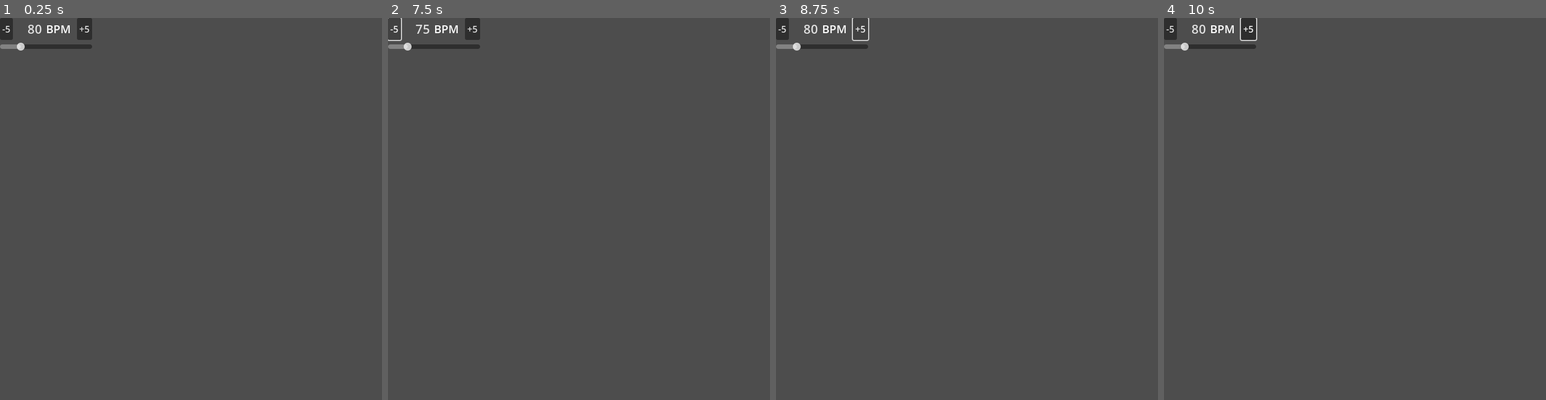
Above: before the commit, frames 1-4 (left to right).
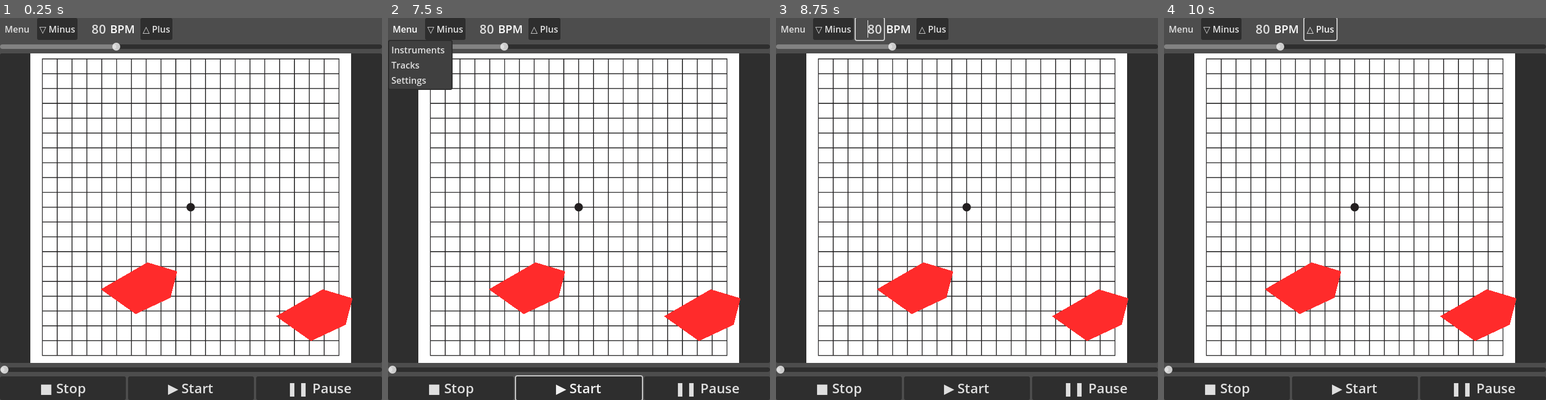
Above: after the commit, the same moments.

Repository: bfxdev/groove-coach
Game: Godot game, scene res://main.tscn
Same seed, same stepped clock (60 frames per second), same inputs: the game is played once before the commit and once after it.
Inputs (mouse positions are in pixels of both pictures, inside the frame that each line leads up to):
- Up to frame 1 (0.25 s): no input
- Up to frame 2 (7.5 s): click (395, 29) at 0.5 s, where only the run before the commit has a clickable "-5"; click (403, 29) at 1.25 s, where only the run after the commit has a clickable "Menu"; click (472, 29) at 2 s, where only the run before the commit has a clickable "+5"; click (445, 29) at 2.75 s, where only the run after the commit has a clickable "▽ Minus"; click (544, 29) at 3.5 s, where only the run after the commit has a clickable "△ Plus"; click (449, 388) at 4.25 s, where only the run after the commit has a clickable "■ Stop"; click (708, 388) at 5 s, where only the run after the commit has a clickable "❚❚ Pause"; click (579, 388) at 5.75 s, where only the run after the commit has a clickable "▶ Start"; click (579, 388) at 6.5 s, where only the run after the commit has a clickable "▶ Start"; click (395, 29) at 7.25 s, where only the run before the commit has a clickable "-5"
- Up to frame 3 (8.75 s): click (860, 29) at 8 s, where only the run before the commit has a clickable "+5"
- Up to frame 4 (10 s): click (1221, 29) at 8.75 s, where only the run after the commit has a clickable "▽ Minus"; click (1320, 29) at 9.5 s, where only the run after the commit has a clickable "△ Plus"

The runs differ from the first frame. In frame 1, 90% of the frame differs, in the area x 0-100%, y 0-100%; in frame 2, 88%; in frame 3, 90%; in frame 4, 89%.

Commit message:
Added Track and Instrument classes, started GUI, still non-working

Diff:
--- /dev/null
+++ b/Note.tscn
@@ -0,0 +1,13 @@
+[gd_scene load_steps=2 format=3 uid="uid://544el6p2syvg"]
+
+[ext_resource type="Script" uid="uid://iuoq1qoq7s5l" path="res://note.gd" id="1_m01oh"]
+
+[node name="Note" type="Node2D"]
+script = ExtResource("1_m01oh")
+
+[node name="Polygon" type="Polygon2D" parent="."]
+unique_name_in_owner = true
+position = Vector2(56, 56)
+color = Color(1, 0.17, 0.17, 1)
+polygon = PackedVector2Array(22.5, -53, 22.5, -53, -60.5, -5, 1.5, 39, 63.5, 10, 75.5, -37)
+uv = PackedVector2Array(-41.5, -101, -41.5, -101, -124.5, -53, -62.5, -9, -0.5, -38, 11.5, -85)
--- /dev/null
+++ b/instrument.gd
@@ -0,0 +1,54 @@
+extends Node
+
+class_name Instrument
+# This class represents an un-pitched percussion instrument
+
+# One instrument can have multiple sounds, each represented by a Sound object
+class Sound:
+
+	# An audio stream object containing the sound sample to be played
+	var audio_stream:AudioStream = null
+
+	# An AudioStreamPlayer to play the sound
+	var audio_stream_player:AudioStreamPlayer
+
+	# The display name of the instrument, used for UI purposes
+	var display_name:String
+
+	## Constructor to initialize the sound and display name
+	func _init(init_audio_stream:AudioStream, init_display_name:String, parent:Node) -> void:
+		audio_stream = init_audio_stream
+		display_name = init_display_name
+		audio_stream_player = AudioStreamPlayer.new()
+		parent.add_child(audio_stream_player)
+		audio_stream_player.stream = audio_stream
+
+	# Play the sound using an AudioStreamPlayer
+	func play():
+		if audio_stream_player.stream:
+			audio_stream_player.play()
+
+
+# Dict of Sound objects indexed by their ID
+var sounds:Dictionary[int, Sound] = {}
+
+var display_name:String = "Instrument"
+
+var parent:Node = null
+
+func _init(init_display_name:String, init_parent:Node) -> void:
+	# Custom initialization here
+	sounds = {}
+	display_name = init_display_name
+	parent = init_parent
+
+func add_sound(sound_id:int, audio_stream:AudioStream, sound_display_name:String) -> Sound:
+	var new_sound:Sound = Sound.new(audio_stream, sound_display_name, parent)
+	sounds[sound_id] = new_sound
+	return new_sound
+
+func play_sound(sound_id:int):
+	if sounds.has(sound_id):
+		sounds[sound_id].play()
+	else:
+		print("Sound ID not found: ", sound_id)
--- a/main.gd
+++ b/main.gd
@@ -1,20 +1,56 @@
 extends Control
 
 @onready var tempo_editor = %TempoEditor
+@onready var start_button= %StartButton
+
+var running:bool = false
+var current_beat:float = 0.0
+
+# https://en.wikipedia.org/wiki/Swing_time
+
+var default_swing_ratio:float = 1.0
+
+
+var default_swing_reciprocal_note_value:int = 8
+
+
+var instrument:Instrument = null
+var track:Track = null
 
 func _ready() -> void:
+
+	# Dummy instrument for testing
+	instrument = Instrument.new("Metronome", self)
+	instrument.add_sound(33, load("res://sounds/33-MetronomeClick-high.wav"), "Tick")
+	instrument.add_sound(34, load("res://sounds/34-MetronomeBell-SC-88.wav"), "Beat")
+
+	# Dummy track for testing
+	track = Track.new("Test Track", instrument)
+	var bar = track.add_bar(4, 4)
+	bar.add_note(1, 1, 34)
+	bar.add_note(2, 1, 33)
+	bar.add_note(3, 1, 33)
+	bar.add_note(4, 1, 33)
+
 	print("Current tempo:", tempo_editor.tempo)
 
 
 func _on_resized() -> void:
-	var screen_scale = DisplayServer.screen_get_scale()
-	print("Screen scale: ", screen_scale)
-	var screen_size = DisplayServer.screen_get_size()
-	print("Screen size: ", screen_size)
-	var usable_screen_size = DisplayServer.screen_get_usable_rect().size
-	print("Usable screen size: ", usable_screen_size)
+
+	# Adapts GUI scale for high DPIs
 	var screen_dpi = DisplayServer.screen_get_dpi()
-	print("Screen DPI: ", screen_dpi)
+	if screen_dpi > 100:
+		get_window().content_scale_factor = screen_dpi/180.0
 
-	if screen_dpi > 100:
-		get_window().content_scale_factor = screen_dpi/150.0
+
+func _on_stop_button_pressed() -> void:
+	instrument.play_sound(34)
+
+
+func _on_start_button_pressed() -> void:
+	instrument.play_sound(33)
+
+
+func _on_pause_button_pressed() -> void:
+	instrument.play_sound(34)
+	instrument.play_sound(33)
--- a/main.tscn
+++ b/main.tscn
@@ -1,7 +1,9 @@
-[gd_scene load_steps=3 format=3 uid="uid://2jon2o7g32r8"]
+[gd_scene load_steps=5 format=3 uid="uid://2jon2o7g32r8"]
 
 [ext_resource type="Script" uid="uid://j0lqklmh10md" path="res://main.gd" id="1_0xm2m"]
-[ext_resource type="PackedScene" uid="uid://c6dm5wwlwkg5v" path="res://tempo_editor.tscn" id="1_ig7tw"]
+[ext_resource type="Script" uid="uid://dvk7opw2n07ad" path="res://tempo_editor.gd" id="2_0xm2m"]
+[ext_resource type="Texture2D" uid="uid://ccxd4mc5pv6fu" path="res://grid.jpg" id="3_h2yge"]
+[ext_resource type="PackedScene" uid="uid://544el6p2syvg" path="res://Note.tscn" id="4_1bvp3"]
 
 [node name="Main" type="Control"]
 layout_mode = 3
@@ -10,18 +12,138 @@
 anchor_bottom = 1.0
 grow_horizontal = 2
 grow_vertical = 2
+size_flags_horizontal = 3
+size_flags_vertical = 3
 script = ExtResource("1_0xm2m")
 
 [node name="VBoxContainer" type="VBoxContainer" parent="."]
-layout_mode = 0
-offset_right = 40.0
-offset_bottom = 40.0
+layout_mode = 1
+anchors_preset = 15
+anchor_right = 1.0
+anchor_bottom = 1.0
+grow_horizontal = 2
+grow_vertical = 2
 
-[node name="HBoxContainer" type="HBoxContainer" parent="VBoxContainer"]
+[node name="HFlowContainer" type="HFlowContainer" parent="VBoxContainer"]
 layout_mode = 2
 
-[node name="TempoEditor" parent="VBoxContainer/HBoxContainer" instance=ExtResource("1_ig7tw")]
+[node name="MenuButton" type="MenuButton" parent="VBoxContainer/HFlowContainer"]
+layout_mode = 2
+text = " Menu "
+item_count = 3
+popup/item_0/text = "Instruments"
+popup/item_0/id = 1
+popup/item_1/text = "Tracks"
+popup/item_1/id = 2
+popup/item_2/text = "Settings"
+popup/item_2/id = 0
+
+[node name="TempoEditor" type="VBoxContainer" parent="VBoxContainer/HFlowContainer"]
 unique_name_in_owner = true
 layout_mode = 2
+size_flags_horizontal = 3
+script = ExtResource("2_0xm2m")
+min_tempo = 20
+
+[node name="HBoxContainer" type="HBoxContainer" parent="VBoxContainer/HFlowContainer/TempoEditor"]
+layout_mode = 2
+
+[node name="MarginContainer" type="MarginContainer" parent="VBoxContainer/HFlowContainer/TempoEditor/HBoxContainer"]
+layout_mode = 2
+size_flags_horizontal = 3
+theme_override_constants/margin_left = 1
+theme_override_constants/margin_right = 1
+
+[node name="HBoxContainer" type="HBoxContainer" parent="VBoxContainer/HFlowContainer/TempoEditor/HBoxContainer/MarginContainer"]
+layout_mode = 2
+
+[node name="TempoMinus" type="Button" parent="VBoxContainer/HFlowContainer/TempoEditor/HBoxContainer/MarginContainer/HBoxContainer"]
+layout_mode = 2
+text = "▽ Minus"
+
+[node name="TempoValue" type="LineEdit" parent="VBoxContainer/HFlowContainer/TempoEditor/HBoxContainer/MarginContainer/HBoxContainer"]
+unique_name_in_owner = true
+layout_mode = 2
+theme_override_constants/minimum_character_width = 2
+theme_override_font_sizes/font_size = 22
+text = "222"
+alignment = 2
+max_length = 3
+expand_to_text_length = true
+flat = true
+
+[node name="LabelBPM" type="Label" parent="VBoxContainer/HFlowContainer/TempoEditor/HBoxContainer/MarginContainer/HBoxContainer"]
+layout_mode = 2
+theme_override_font_sizes/font_size = 20
+text = "BPM "
+
+[node name="TempoPlus" type="Button" parent="VBoxContainer/HFlowContainer/TempoEditor/HBoxContainer/MarginContainer/HBoxContainer"]
+layout_mode = 2
+text = "△ Plus"
+
+[node name="TempoSlider" type="HSlider" parent="VBoxContainer"]
+unique_name_in_owner = true
+layout_mode = 2
+min_value = 20.0
+max_value = 320.0
+value = 80.0
+rounded = true
+allow_greater = true
+allow_lesser = true
+
+[node name="PanelContainer" type="PanelContainer" parent="VBoxContainer"]
+layout_mode = 2
+size_flags_horizontal = 3
+size_flags_vertical = 3
+
+[node name="CanvasLayer" type="CanvasLayer" parent="VBoxContainer/PanelContainer"]
+
+[node name="TextureRect" type="TextureRect" parent="VBoxContainer/PanelContainer"]
+layout_mode = 2
+texture = ExtResource("3_h2yge")
+expand_mode = 1
+stretch_mode = 5
+
+[node name="Note" parent="VBoxContainer/PanelContainer" instance=ExtResource("4_1bvp3")]
+position = Vector2(496, 417)
+
+[node name="Note2" parent="VBoxContainer/PanelContainer" instance=ExtResource("4_1bvp3")]
+position = Vector2(184, 369)
+
+[node name="TimeSlider" type="HSlider" parent="VBoxContainer"]
+layout_mode = 2
+
+[node name="ControlButtons" type="HBoxContainer" parent="VBoxContainer"]
+layout_mode = 2
+size_flags_horizontal = 3
+
+[node name="StopButton" type="Button" parent="VBoxContainer/ControlButtons"]
+unique_name_in_owner = true
+layout_mode = 2
+size_flags_horizontal = 3
+theme_override_font_sizes/font_size = 24
+text = "■ Stop"
+
+[node name="StartButton" type="Button" parent="VBoxContainer/ControlButtons"]
+unique_name_in_owner = true
+layout_mode = 2
+size_flags_horizontal = 3
+theme_override_font_sizes/font_size = 24
+text = "▶ Start"
+
+[node name="PauseButton" type="Button" parent="VBoxContainer/ControlButtons"]
+unique_name_in_owner = true
+layout_mode = 2
+size_flags_horizontal = 3
+theme_override_font_sizes/font_size = 24
+text = "❚❚ Pause"
 
 [connection signal="resized" from="." to="." method="_on_resized"]
+[connection signal="pressed" from="VBoxContainer/HFlowContainer/TempoEditor/HBoxContainer/MarginContainer/HBoxContainer/TempoMinus" to="VBoxContainer/HFlowContainer/TempoEditor" method="_on_tempo_minus_pressed"]
+[connection signal="focus_exited" from="VBoxContainer/HFlowContainer/TempoEditor/HBoxContainer/MarginContainer/HBoxContainer/TempoValue" to="VBoxContainer/HFlowContainer/TempoEditor" method="_on_tempo_value_focus_exited"]
+[connection signal="text_submitted" from="VBoxContainer/HFlowContainer/TempoEditor/HBoxContainer/MarginContainer/HBoxContainer/TempoValue" to="VBoxContainer/HFlowContainer/TempoEditor" method="_on_tempo_value_text_submitted"]
+[connection signal="pressed" from="VBoxContainer/HFlowContainer/TempoEditor/HBoxContainer/MarginContainer/HBoxContainer/TempoPlus" to="VBoxContainer/HFlowContainer/TempoEditor" method="_on_tempo_plus_pressed"]
+[connection signal="value_changed" from="VBoxContainer/TempoSlider" to="VBoxContainer/HFlowContainer/TempoEditor" method="_on_tempo_slider_value_changed"]
+[connection signal="pressed" from="VBoxContainer/ControlButtons/StopButton" to="." method="_on_stop_button_pressed"]
+[connection signal="pressed" from="VBoxContainer/ControlButtons/StartButton" to="." method="_on_start_button_pressed"]
+[connection signal="pressed" from="VBoxContainer/ControlButtons/PauseButton" to="." method="_on_pause_button_pressed"]
--- a/metronome.tscn
+++ b/metronome.tscn
@@ -52,17 +52,6 @@
 [node name="Rhythm_Label" type="Label" parent="VBoxContainer/HFlowContainer"]
 layout_mode = 2
 
-[node name="Rhythm_OptionButton" type="OptionButton" parent="VBoxContainer/HFlowContainer"]
-layout_mode = 2
-selected = 0
-item_count = 3
-popup/item_0/text = "4/4"
-popup/item_0/id = 0
-popup/item_1/text = "3/4"
-popup/item_1/id = 1
-popup/item_2/text = "2/4"
-popup/item_2/id = 2
-
 [node name="StartStopButton" type="Button" parent="VBoxContainer/HFlowContainer"]
 layout_mode = 2
 text = "Start"
@@ -73,5 +62,4 @@
 
 [connection signal="timeout" from="MetronomeTimer" to="." method="_on_MetronomeTimer_timeout"]
 [connection signal="value_changed" from="VBoxContainer/HFlowContainer/BPM_Slider" to="." method="_on_BPM_Slider_value_changed"]
-[connection signal="item_selected" from="VBoxContainer/HFlowContainer/Rhythm_OptionButton" to="." method="_on_Rhythm_OptionButton_item_selected"]
 [connection signal="pressed" from="VBoxContainer/HFlowContainer/StartStopButton" to="." method="_on_StartStopButton_pressed"]
--- /dev/null
+++ b/note.gd
@@ -0,0 +1,6 @@
+extends Node2D
+
+@onready var polygon:Polygon2D = %Polygon
+
+#func _ready() -> void:
+#	polygon.add_bone()
--- a/tempo_editor.gd
+++ b/tempo_editor.gd
@@ -1,44 +1,56 @@
 extends Control
 
-# Scene variables
-var tempo : int = 80
-var min_tempo : int = 20
-var max_tempo : int = 320
+# Initialization variables
+
+## Default value of the tempo at first start
+@export var default_tempo : int = 80
+
+## Minimum tempo that can be set by the user
+@export var min_tempo : int = 40
+
+## Maximum tempo that can be set by the user
+@export var max_tempo : int = 220
 
 # User interface elements
-@onready var editable_value : LineEdit = %EditableValue
-@onready var slider : HSlider = %Slider
+@onready var tempo_value : LineEdit = %TempoValue
+@onready var tempo_slider : HSlider = %TempoSlider
+
+## Global tempo value in Beats Per Minute
+var tempo:int
+
+## Sets the tempo to the [member TempoEditor.default_value] and then updates the GUI
+func _ready() -> void:
+	tempo = default_tempo
+	tempo_slider.min_value = min_tempo
+	tempo_slider.max_value = max_tempo
+	_update_user_interface(tempo)
 
 func _update_user_interface(value:int) -> void:
-
 	# Ensures the current tempo is in the range
 	tempo = max(min_tempo, min(max_tempo,value))
 
 	# Updates GUI elements
-	slider.value = tempo
-	editable_value.set_text(str(tempo))
+	tempo_slider.value = tempo
+	tempo_value.set_text(str(tempo))
 
-func _ready() -> void:
-	_update_user_interface(tempo)
-
-func _on_slider_value_changed(value: float) -> void:
+func _on_tempo_slider_value_changed(value: float) -> void:
 	_update_user_interface(int(value))
 
-func _on_plus_5_pressed() -> void:
+func _on_tempo_plus_pressed() -> void:
 	@warning_ignore("integer_division")
 	_update_user_interface(5*int((tempo+5)/5))
 
-func _on_minus_5_pressed() -> void:
+func _on_tempo_minus_pressed() -> void:
 	@warning_ignore("integer_division")
 	_update_user_interface(5*int((tempo-5)/5))
 
-func _on_editable_value_text_changed(new_text: String) -> void:
+func _on_tempo_value_text_changed(new_text: String) -> void:
 	var new_value: int = int(new_text)
 	_update_user_interface(new_value)
 
-func _on_editable_value_focus_exited() -> void:
-	_update_user_interface(int(editable_value.get_text()))
+func _on_tempo_value_focus_exited() -> void:
+	_update_user_interface(int(tempo_value.get_text()))
 
-func _on_editable_value_text_submitted(new_text: String) -> void:
+func _on_tempo_value_text_submitted(new_text: String) -> void:
 	var new_value: int = int(new_text)
 	_update_user_interface(new_value)
--- a/tempo_editor.tscn
+++ /dev/null
@@ -1,68 +0,0 @@
-[gd_scene load_steps=2 format=3 uid="uid://c6dm5wwlwkg5v"]
-
-[ext_resource type="Script" uid="uid://dvk7opw2n07ad" path="res://tempo_editor.gd" id="1_tckh4"]
-
-[node name="TempoEditor" type="Control"]
-layout_mode = 3
-anchors_preset = 15
-anchor_right = 1.0
-anchor_bottom = 1.0
-grow_horizontal = 2
-grow_vertical = 2
-script = ExtResource("1_tckh4")
-
-[node name="VBoxContainer" type="VBoxContainer" parent="."]
-layout_mode = 0
-offset_right = 40.0
-offset_bottom = 40.0
-
-[node name="HBoxContainer" type="HBoxContainer" parent="VBoxContainer"]
-layout_mode = 2
-
-[node name="Minus5" type="Button" parent="VBoxContainer/HBoxContainer"]
-layout_mode = 2
-text = "-5"
-
-[node name="MarginContainer" type="MarginContainer" parent="VBoxContainer/HBoxContainer"]
-layout_mode = 2
-theme_override_constants/margin_left = 1
-theme_override_constants/margin_right = 1
-
-[node name="HBoxContainer" type="HBoxContainer" parent="VBoxContainer/HBoxContainer/MarginContainer"]
-layout_mode = 2
-
-[node name="EditableValue" type="LineEdit" parent="VBoxContainer/HBoxContainer/MarginContainer/HBoxContainer"]
-unique_name_in_owner = true
-layout_mode = 2
-theme_override_constants/minimum_character_width = 2
-theme_override_font_sizes/font_size = 22
-text = "222"
-alignment = 2
-max_length = 3
-expand_to_text_length = true
-flat = true
-
-[node name="LabelBPM" type="Label" parent="VBoxContainer/HBoxContainer/MarginContainer/HBoxContainer"]
-layout_mode = 2
-theme_override_font_sizes/font_size = 20
-text = "BPM "
-
-[node name="Plus5" type="Button" parent="VBoxContainer/HBoxContainer"]
-layout_mode = 2
-text = "+5"
-
-[node name="Slider" type="HSlider" parent="VBoxContainer"]
-unique_name_in_owner = true
-layout_mode = 2
-min_value = 20.0
-max_value = 320.0
-value = 80.0
-rounded = true
-allow_greater = true
-allow_lesser = true
-
-[connection signal="pressed" from="VBoxContainer/HBoxContainer/Minus5" to="." method="_on_minus_5_pressed"]
-[connection signal="focus_exited" from="VBoxContainer/HBoxContainer/MarginContainer/HBoxContainer/EditableValue" to="." method="_on_editable_value_focus_exited"]
-[connection signal="text_submitted" from="VBoxContainer/HBoxContainer/MarginContainer/HBoxContainer/EditableValue" to="." method="_on_editable_value_text_submitted"]
-[connection signal="pressed" from="VBoxContainer/HBoxContainer/Plus5" to="." method="_on_plus_5_pressed"]
-[connection signal="value_changed" from="VBoxContainer/Slider" to="." method="_on_slider_value_changed"]
--- /dev/null
+++ b/track.gd
@@ -0,0 +1,81 @@
+extends Node
+
+# https://www.quora.com/What-is-the-difference-between-4-4-time-and-2-2-time-and-how-does-this-affect-the-music
+# https://fr.wikipedia.org/wiki/Notes_in%C3%A9gales
+
+
+# Class representing a musical track, which contains bars and notes
+class_name Track
+
+class Note:
+
+	# The time at which the note starts in beats within the bar
+	# This is the beat number (starting at 1), not the time in seconds, and is kept as a fraction
+	# to allow for more precise timing and display as a classical music score.
+	# For example, if the note starts at the second beat of the bar, this would be 2/1.
+	var start_beat_numerator:int
+	var start_beat_denominator:int
+
+	# The accent of the note, which determines how strongly it is played, from -2 to 2
+	# Normal accent is 0, stronger accents can be positive, and weaker accents can be negative
+	var accent:int = 0
+
+	# The sound of the note corresponding to the selected instrument or its mapping
+	var sound:int
+
+	# The duration of the note, in beats (not used in this implementation)
+	# var duration_beat_numerator:int
+	# var duration_beat_denominator:int
+
+	# The pitch of the note, in MIDI note number (not used in this implementation)
+	# var pitch:int = 0
+
+class Bar:
+
+	# The time signature can be set differently for each bar
+	# https://en.wikipedia.org/wiki/Time_signature
+
+	# Times signature: The upper numeral indicates how many of the note values constitute a bar
+	var beat_count:int = 4
+
+	# Time signature: The lower numeral indicates the note value that the signature is counting.
+	# This number is always a power of 2, usually 2, 4 or 8, but less often 16 is also used, usually
+	# in Baroque music. 2 corresponds to the half note (minim), 4 to the quarter note (crotchet),
+	# 8 to the eighth note (quaver), 16 to the sixteenth note (semiquaver).
+	# https://en.wikipedia.org/wiki/Note_value
+	var beat_reciprocal_note_value:int = 4
+
+	# The unordered list of notes in this bar (ordered by their start time)
+	var notes:Array[Note] = []
+
+	# Add a note to the bar
+	func add_note(beat_numerator:int, beat_denominator:int, sound:int, accent:int=0) -> Note:
+		var note:Note = Note.new()
+		note.start_beat_numerator = beat_numerator
+		note.start_beat_denominator = beat_denominator
+		note.accent = accent
+		note.sound = sound
+		notes.append(note)
+		return note
+
+# The instrument of this track, which determines the sound of the notes
+var instrument:Instrument
+
+# The ordered list of bars in this track
+var bars:Array[Bar] = []
+
+# The name of the track, which is used for display purposes
+var display_name:String = "Track"
+
+# Adds an empty bar to the track
+func add_bar(beat_count:int, beat_reciprocal_note_value:int) -> Bar:
+	var bar:Bar = Bar.new()
+	bar.beat_count = beat_count
+	bar.beat_reciprocal_note_value = beat_reciprocal_note_value
+	bars.append(bar)
+	return bar
+
+# Class constructor
+func _init(init_display_name:String, init_instrument:Instrument) -> void:
+	self.display_name = init_display_name
+	self.instrument = init_instrument
Binary file added: grid.jpg
Not shown, added: grid.jpg.import
Not shown, added: instrument.gd.uid
Not shown, added: note.gd.uid
Not shown, added: track.gd.uid
Not shown, changed: .gitignore
